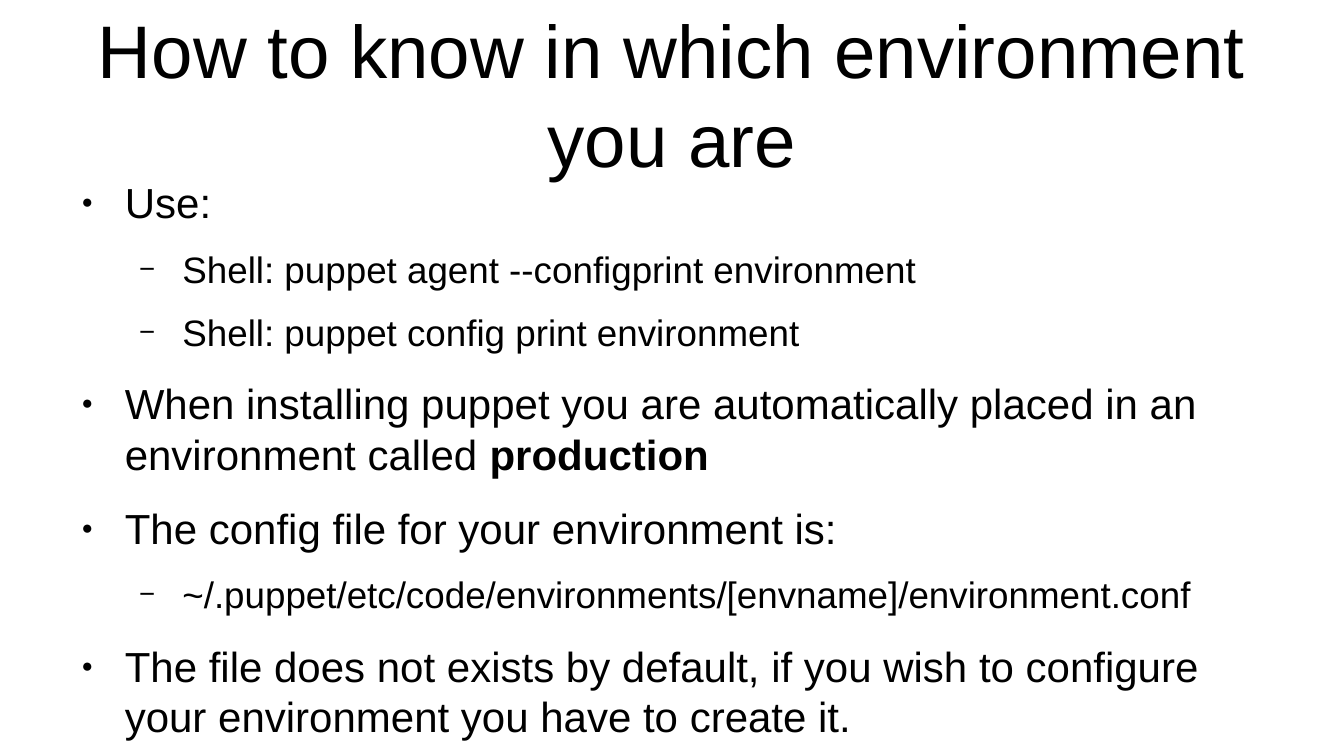
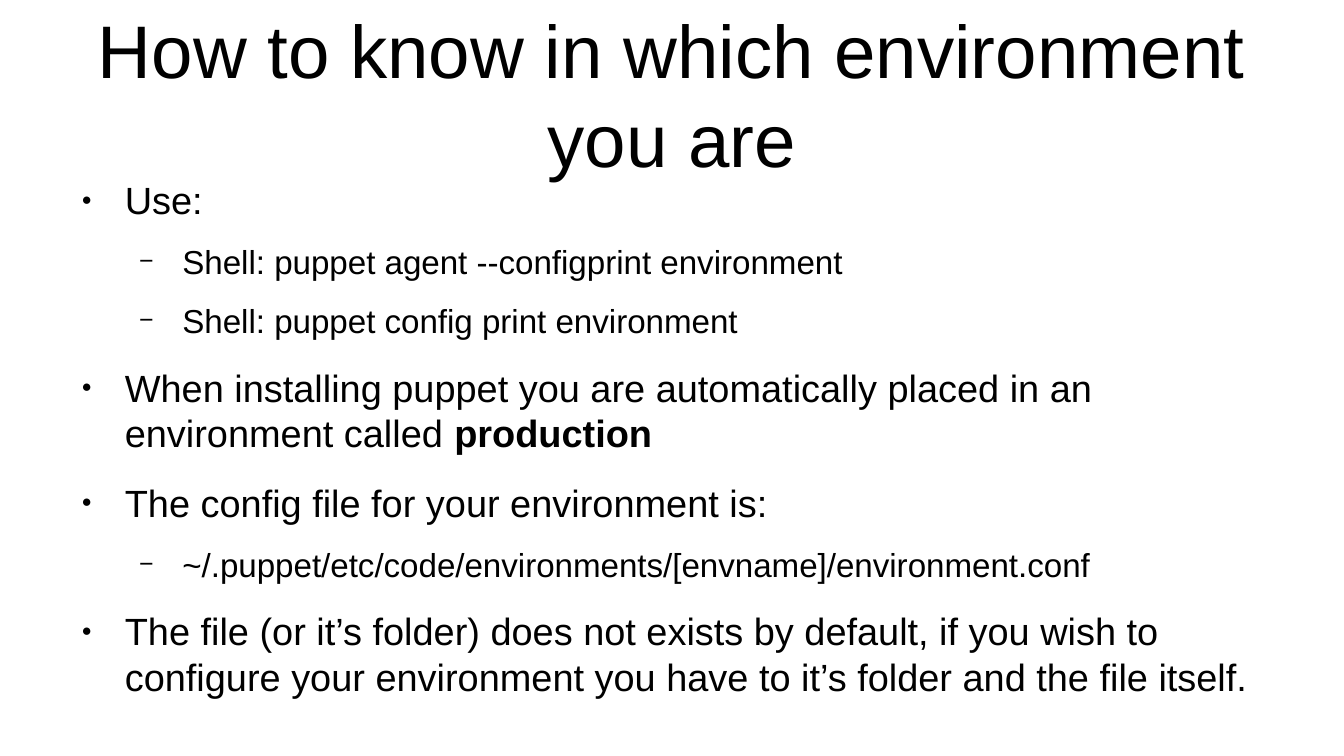
Before and after one commit to veltzer/teaching-puppet, a slide deck: slide 45 of slides.odp. Drawn at 1344x756 pixels with LibreOffice and Linux fonts; fonts in the diff are those of the drawing. Boxes give left, top, right and bottom in pixels: in the first picture for what was removed or moved away, otherwise in the second. Text is boxed around its words. In the diff, an @@ line names an element or a change of style, - is before the commit and + after.

Commit message:
more slides

```diff
--- a/slides.odp
+++ b/slides.odp
@@ text at (125,188,1092,583): size 24.8 to 22.4 pt in "Use:", "When installing puppet you are automatically placed ...", "The config file for your environment is:"; size 21.7 to 19.6 pt in "Shell: puppet agent --configprint environment", "Shell: puppet config print environment", "~/.puppet/etc/code/environments/[envname]/environment.conf" @@
@@ text at (125,617,1247,698): text changed; size 24.8 to 22.4 pt @@
-● The file does not exists by default, if you wish to configure your environment you have to create it.
+● The file (or it’s folder) does not exists by default, if you wish to configure your environment you have to it’s folder and the file itself.
```
Also in this commit, not shown: 1 other slide changed, 1 slide added.
